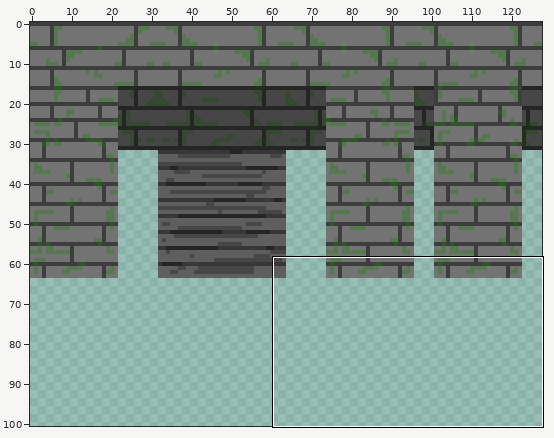
Sprite sheet -- Assets/Assets/Env/Sprite_Sheet_32_x_32.png. Above, an overview of the earlier version with the close-up marked.
Close-up. Old version:
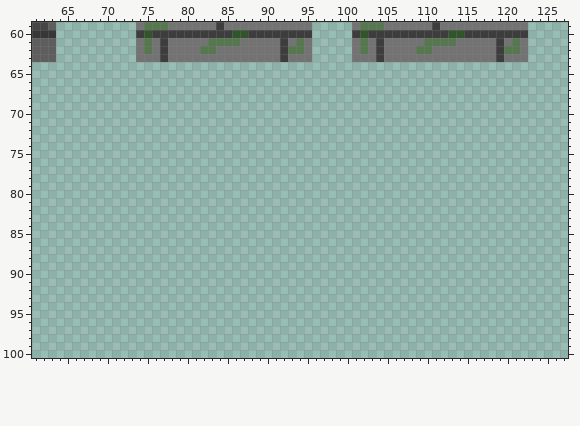
The file is 128x128 pixels. Colours within 5 levels of each other are drawn and written as one. Shown: x 61..127, y 59..100. The wide view leaves out empty margins.
Now the later version:
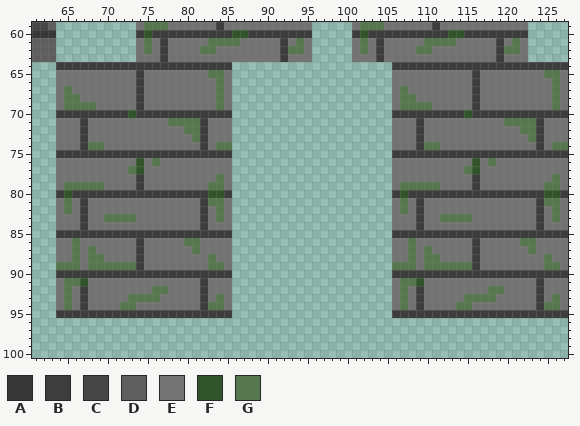
Palette (. is transparent): A #373737  B #3d3d3d  C #464646  D #5e5e5e  E #737373  F #31552b  G #55784e
Edits made:
y 64: x 64..85 ...................... -> BBBBBBBBBBBBBBBBBBBBBB; x 106..127 ...................... -> BBBBBBBBBBBBBBBBBBBBBB
y 65: x 64..85 ...................... -> EEEEEEEEEEBEEEEEEEEGGE; x 106..127 ...................... -> EEEEEEEEEEBEEEEEEEEGGE
y 66: x 64..85 ...................... -> EEEEEEEEEEBEEEEEEEEEGE; x 106..127 ...................... -> EEEEEEEEEEBEEEEEEEEEGE
y 67: x 64..85 ...................... -> EGEEEEEEEEBEEEEEEEEEGE; x 106..127 ...................... -> EGEEEEEEEEBEEEEEEEEEGE
y 68: x 64..85 ...................... -> EGGEEEEEEEBEEEEEEEEEGE; x 106..127 ...................... -> EGGEEEEEEEBEEEEEEEEEGE
y 69: x 64..85 ...................... -> EGGGGEEEEEBEEEEEEEEEGE; x 106..127 ...................... -> EGGGGEEEEEBEEEEEEEEEGE
y 70: x 64..85 ...................... -> BBBBBBBBBFBBBBBBBBBBBB; x 106..127 ...................... -> BBBBBBBBBFBBBBBBBBBBBB
y 71: x 64..85 ...................... -> EEEBEEEEEEEEEEGGGGBEEE; x 106..127 ...................... -> EEEBEEEEEEEEEEGGGGBEEE
y 72: x 64..85 ...................... -> EEEBEEEEEEEEEEEEGGBEEE; x 106..127 ...................... -> EEEBEEEEEEEEEEEEGGBEEE
y 73: x 64..85 ...................... -> EEEBEEEEEEEEEEEEEGBEEE; x 106..127 ...................... -> EEEBEEEEEEEEEEEEEGBEEE
y 74: x 64..85 ...................... -> EEEBGGEEEEEEEEEEEEBEGG; x 106..127 ...................... -> EEEBGGEEEEEEEEEEEEBEGG
y 75: x 64..85 ...................... -> BBBBBBBBBBBBBBBBBBBBBB; x 106..127 ...................... -> BBBBBBBBBBBBBBBBBBBBBB
y 76: x 64..85 ...................... -> EEEEEEEEEEFEGEEEEEEEEE; x 106..127 ...................... -> EEEEEEEEEEFEGEEEEEEEEE
y 77: x 64..85 ...................... -> EEEEEEEEEGFEEEEEEEEEEE; x 106..127 ...................... -> EEEEEEEEEGFEEEEEEEEEEE
y 78: x 64..85 ...................... -> EEEEEEEEEEBEEEEEEEEEGE; x 106..127 ...................... -> EEEEEEEEEEBEEEEEEEEEGE
y 79: x 64..85 ...................... -> EGGGGGEEEEBEEEEEEEEGGE; x 106..127 ...................... -> EGGGGGEEEEBEEEEEEEEGGE
y 80: x 64..85 ...................... -> BFBBBBBBBBBBBBBBBBBFFB; x 106..127 ...................... -> BFBBBBBBBBBBBBBBBBBFFB
y 81: x 64..85 ...................... -> EGEBEEEEEEEEEEEEEEBGGE; x 106..127 ...................... -> EGEBEEEEEEEEEEEEEEBGGE
y 82: x 64..85 ...................... -> EGEBEEEEEEEEEEEEEEBEGE; x 106..127 ...................... -> EGEBEEEEEEEEEEEEEEBEGE
y 83: x 64..85 ...................... -> EEEBEEGGGGEEEEEEEEBEGE; x 106..127 ...................... -> EEEBEEGGGGEEEEEEEEBEGE
y 84: x 64..85 ...................... -> EEEBEEEEEEEEEEEEEEBEEE; x 106..127 ...................... -> EEEBEEEEEEEEEEEEEEBEEE
y 85: x 64..85 ...................... -> BBBBBBBBBBBBBBBBBBBBBB; x 106..127 ...................... -> BBBBBBBBBBBBBBBBBBBBBB
y 86: x 64..85 ...................... -> EEGEEEEEEEBEEEEEGGEEEE; x 106..127 ...................... -> EEGEEEEEEEBEEEEEGGEEEE
y 87: x 64..85 ...................... -> EEGEGEEEEEBEEEEEEGEEEE; x 106..127 ...................... -> EEGEGEEEEEBEEEEEEGEEEE
y 88: x 64..85 ...................... -> EEGEGGEEEEBEEEEEEEEGEE; x 106..127 ...................... -> EEGEGGEEEEBEEEEEEEEGEE
y 89: x 64..85 ...................... -> GGGEGGGGGGBEEEEEEEEGGE; x 106..127 ...................... -> GGGEGGGGGGBEEEEEEEEGGE
y 90: x 64..85 ...................... -> BBBBBBBBBBBBBBBBBBBBBB; x 106..127 ...................... -> BBBBBBBBBBBBBBBBBBBBBB
y 91: x 64..85 ...................... -> EGGFEEEEEEEEEEEEEEBEEE; x 106..127 ...................... -> EGGFEEEEEEEEEEEEEEBEEE
y 92: x 64..85 ...................... -> EGEBEEEEEEEEGGEEEEBEEE; x 106..127 ...................... -> EGEBEEEEEEEEGGEEEEBEEE
y 93: x 64..85 ...................... -> EGEBEEEEEGGGGEEEEEBEGE; x 106..127 ...................... -> EGEBEEEEEGGGGEEEEEBEGE
y 94: x 64..85 ...................... -> EGEBEEEEGGEEEEEEEEBGGE; x 106..127 ...................... -> EGEBEEEEGGEEEEEEEEBGGE
y 95: x 64..85 ...................... -> BBBBBBBBBBBBBBBBBBBBBB; x 106..127 ...................... -> BBBBBBBBBBBBBBBBBBBBBB
Pixel boxes of the changes (left, top, right, bottom) in both close-ups:
added: (56, 62, 232, 318)
added: (392, 62, 568, 318)
